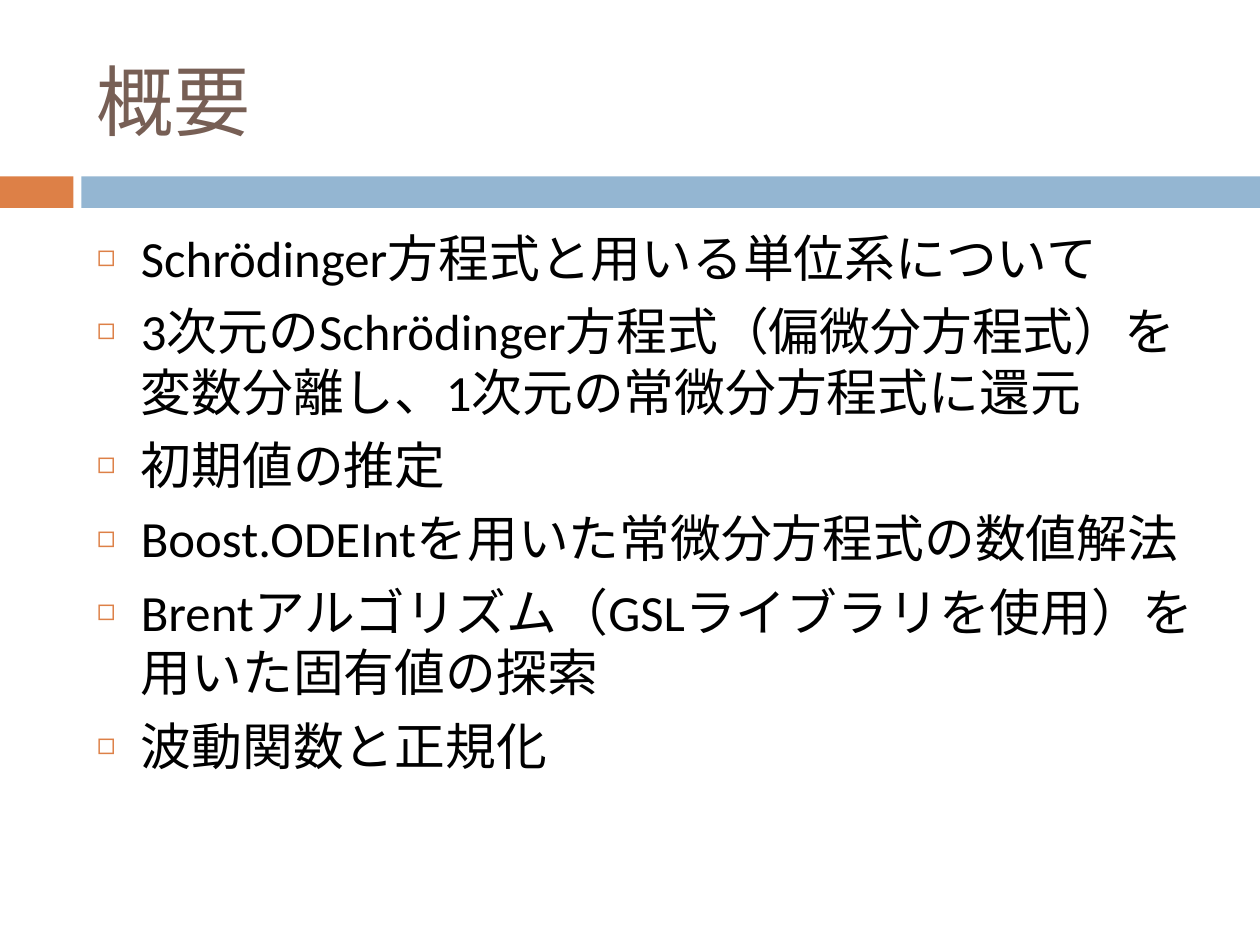
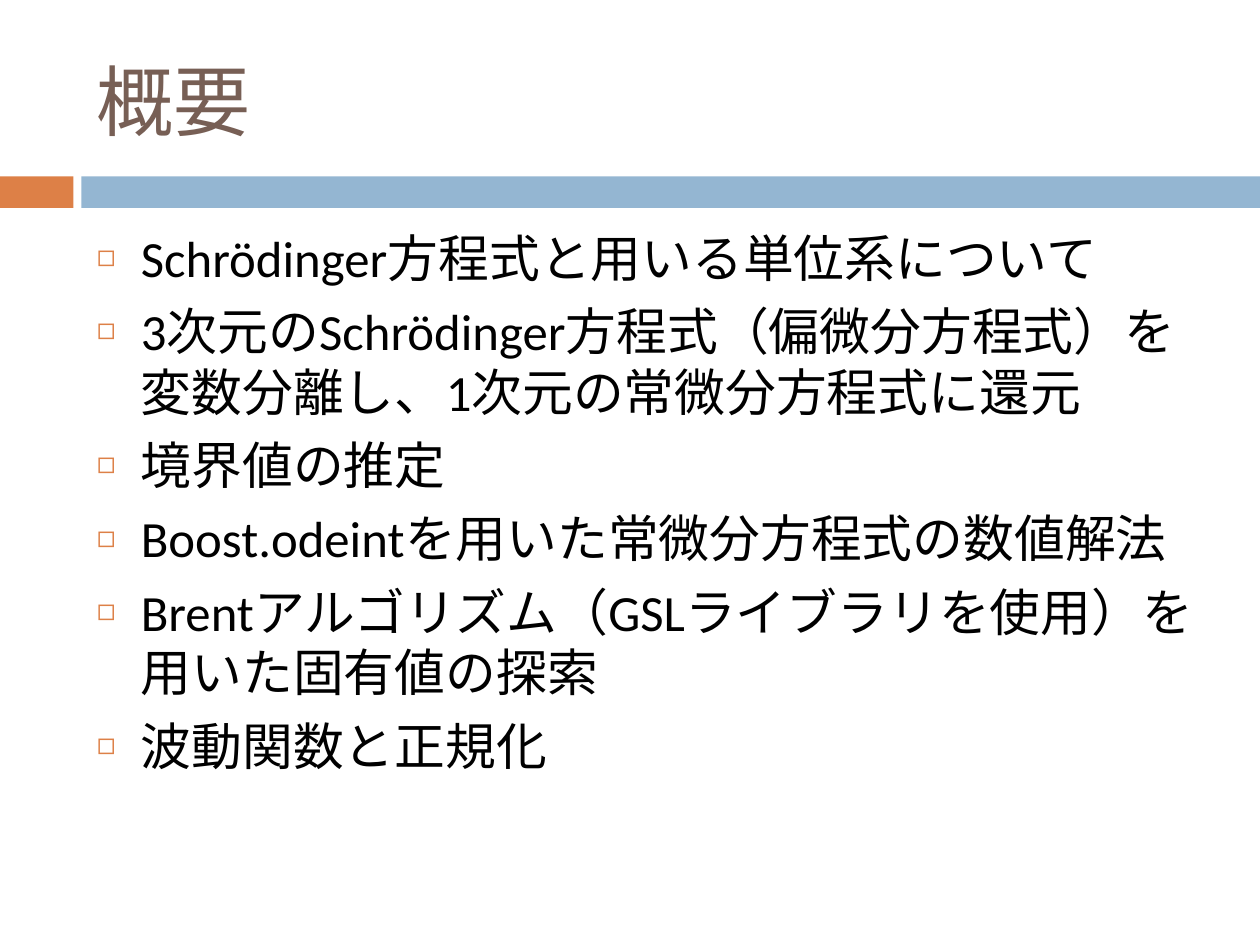
Before and after one commit to dc1394/fukui_sono2, a slide deck: slide 3 of 福井技術者の集いその2_発表資料スライド.pptx. Drawn at 1260x945 pixels with LibreOffice and Linux fonts; fonts in the diff are those of the drawing. Boxes give left, top, right and bottom in pixels: in the first picture for what was removed or moved away, otherwise in the second. Text is boxed around its words. In the diff, an @@ line names an element or a change of style, - is before the commit and + after.

```diff
--- a/福井技術者の集いその2_発表資料スライド.pptx
+++ b/福井技術者の集いその2_発表資料スライド.pptx
@@ text at [141, 441, 1167, 561]: text changed @@
-◻ 初期値の推定
-◻ Boost.ODEIntを用いた常微分方程式の数値解法
+◻ 境界値の推定
+◻ Boost.odeintを用いた常微分方程式の数値解法
```
Also in this commit, not shown: 5 other slides changed, 2 slides added, 4 slides removed, 2 other files.
